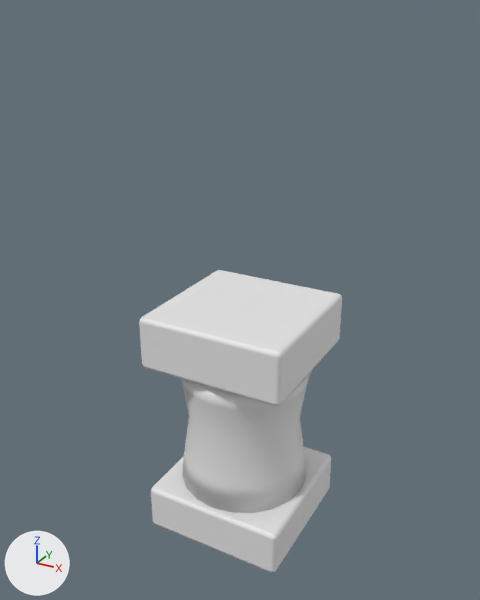
A saved change to the glTF model src/assets/models/furniture/pillar.glb.
One viewpoint serves both versions: a 50 mm camera at (1.14, -2.1, 2.07) aimed at (-0.02, 0.0, 1.02). Lighting does not change. The marker at lower left points along +X, +Y and +Z. The picture after the commit comes second. Materials are left out; every surface is plain grey. Vertices at exactly the same position are counted once.
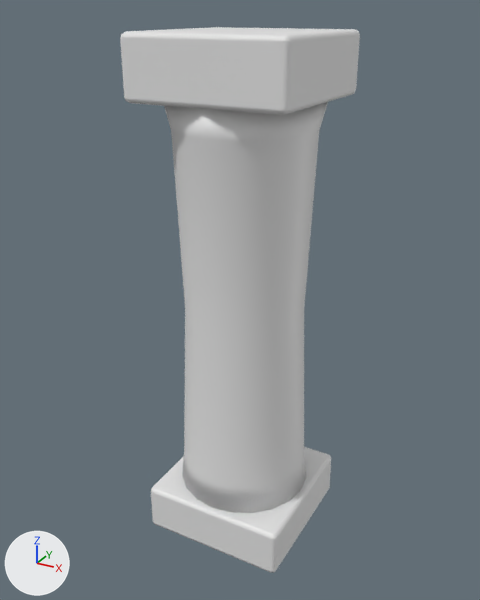
The newer file adds a shape key; the second version is drawn at full value of the shape key 'height' of 'Mesh_0', and the change is written as the vertex moves it makes.

Patch to the scene script:
```diff
--- a/src/assets/models/furniture/pillar.glb.py
+++ b/src/assets/models/furniture/pillar.glb.py
@@ me_mesh_0 @@
 # used by ob_mesh_0; parent = ob_pillar; location = (0.0, 0.0, 0.0)
-me_mesh_0.from_pydata(...)  # 259 vertices, 456 faces; spans x -0.3..0.3, y -0.3..0.3, z 0.0..1.0
+me_mesh_0.from_pydata(...)  # 259 vertices, 456 faces; spans x -0.3..0.3, y -0.3..0.3, z 0.0..2.0
+# me_mesh_0 part 1: the loose piece of 56 vertices spanning x -0.3..0.3, y -0.3..0.3, z 0.78..1.0 is moved by (0.0, 0.0, 1.0)
+# me_mesh_0 part 2: 89 of 259 vertices moved; they spanned x -0.286..0.286, y -0.286..0.286, z 0.2..0.78 and now span x -0.286..0.286, y -0.286..0.286, z 0.2..1.78; mean shift (0.0, 0.0, 0.826); largest move (0.084, -0.26, 0.2) -> (0.0, -0.26, 1.68)
```

Changed parts and their boxes (x1, y1, x2, y2) in the pictures (480 x 600 px; the box of a moved part takes in the faces that stretch with it):
'Mesh_0', reshaped (18% wider, 80% taller): before (139, 270, 342, 573); after (120, 27, 360, 573)
part 1 of me_mesh_0, moved or reshaped: before (139, 270, 342, 406); after (120, 27, 360, 115)
part 2 of me_mesh_0, moved or reshaped: before (181, 372, 311, 513); after (164, 102, 328, 513)
